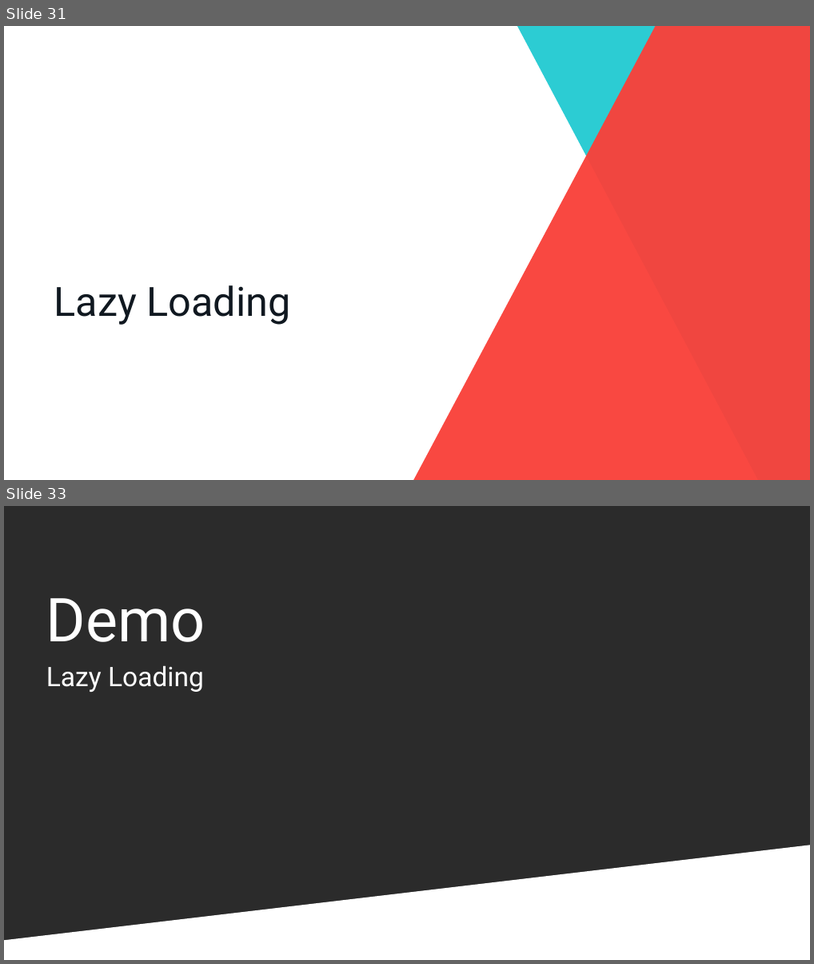
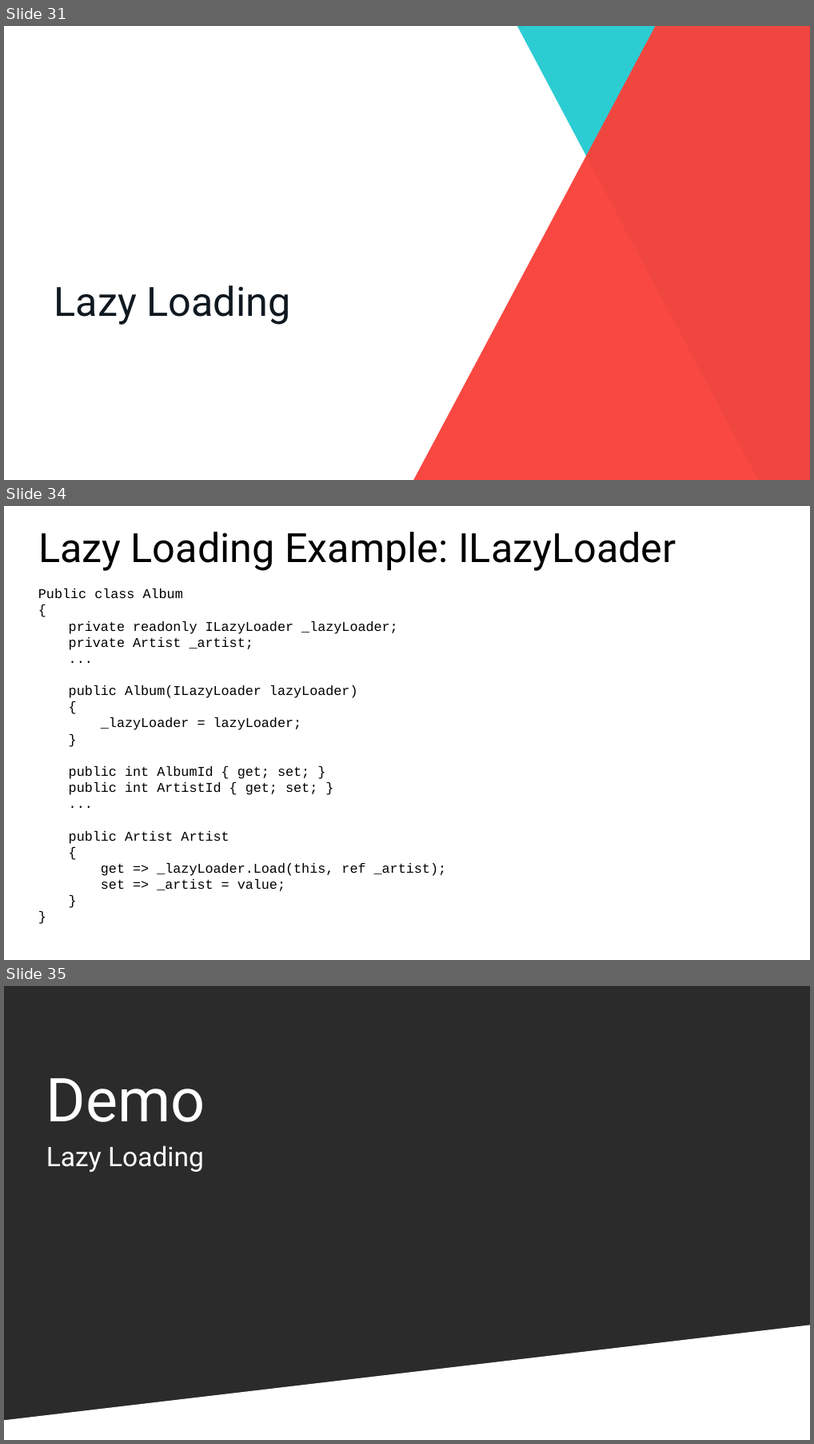
Before and after one commit to cwoodruff/EFCore21Demos, a slide deck: What’s new in Entity Framework Core 2.2.pptx. Shown one above the other, each under a label of ours: slides 31 and 33 before the commit, slides 31, 34 and 35 after it; the slides between them are not shown. The pictures are 814x964 and 814x1444 pixels, drawn with LibreOffice and Linux fonts; fonts in the diff are those of the drawing; background and template pictures are left out; a plain dark background stands for a picture behind light text. Boxes give left, top, right and bottom in pixels: in the first picture for what was removed or moved away, otherwise in the second. Text is boxed around its words. In the diff, an @@ line names an element or a change of style, - is before the commit and + after.

```diff
--- a/What’s new in Entity Framework Core 2.2.pptx
+++ b/What’s new in Entity Framework Core 2.2.pptx
@@ slide 34 added at (4,506,810,960), background #FFFFFF @@
@@ title added at (38,532,676,571), 48 pt, text #000000 @@
+Lazy Loading Example: ILazyLoader
@@ text added at (38,588,446,891), 16 pt, text #000000 @@
+Public class Album
+{
+  private readonly ILazyLoader _lazyLoader;
+  private Artist _artist;
+  ...
+  public Album(ILazyLoader lazyLoader)
+  {
+  _lazyLoader = lazyLoader;
+  }
+  public int AlbumId { get; set; }
+  public int ArtistId { get; set; }
+  ...
+  public Artist Artist
+  {
+  get => _lazyLoader.Load(this, ref _artist);
+  set => _artist = value;
+  }
+}
@@ what was slide 33 is now slide 35 @@
```
Also in this commit, not shown: 15 slides changed, 1 other slide added.
